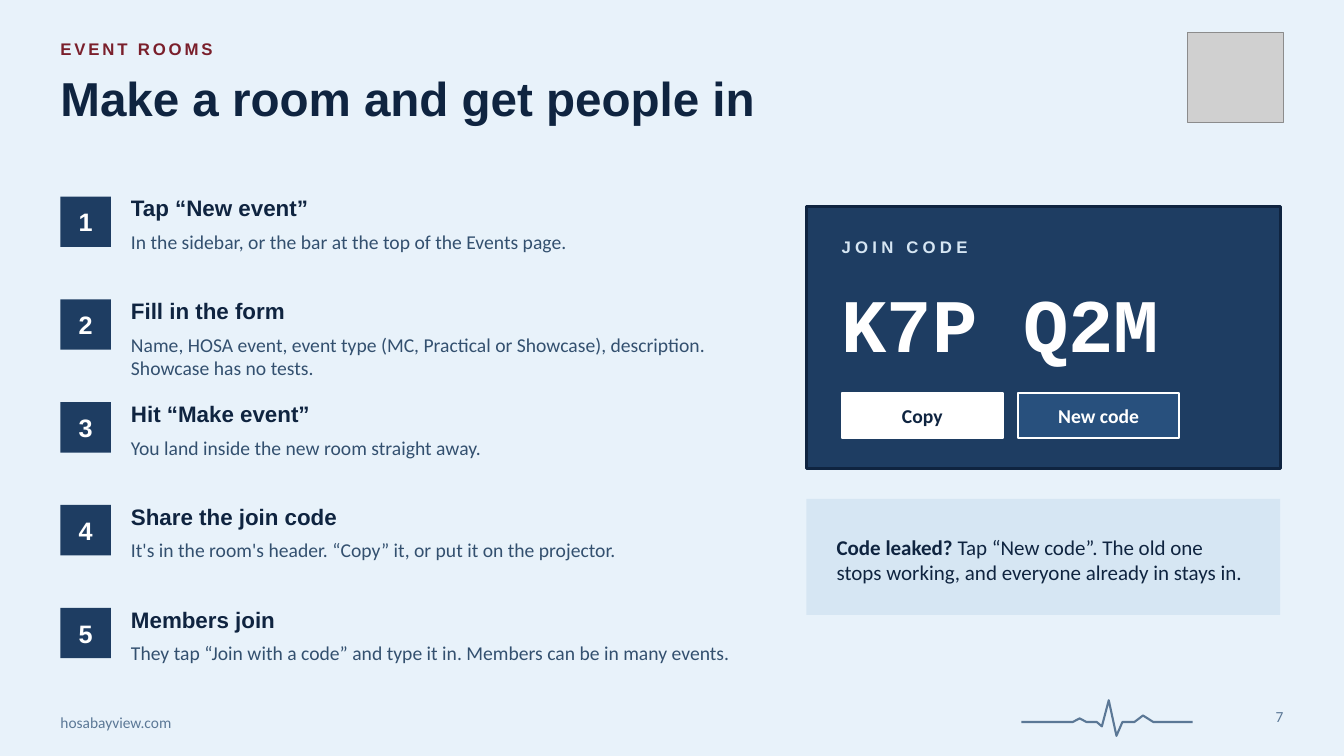
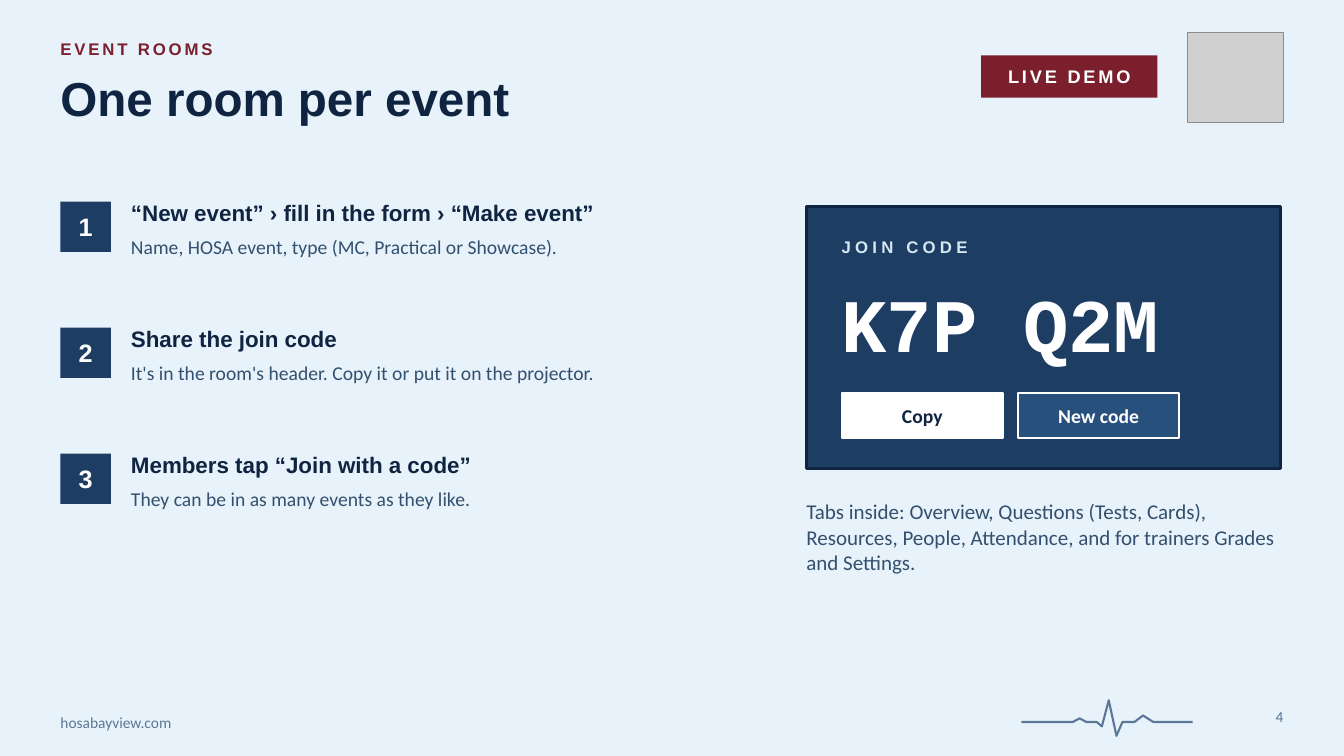
Before and after one commit to claudeforeveryone/hosa-bayview, a slide deck: slide 4 of docs/presentations/hosa-bayview-admin-guide.pptx (slide 7 before the commit). Drawn at 1344x756 pixels with LibreOffice and Linux fonts; fonts in the diff are those of the drawing; grey boxes stand for pictures. Boxes give left, top, right and bottom in pixels: in the first picture for what was removed or moved away, otherwise in the second. Text is boxed around its words. In the diff, an @@ line names an element or a change of style, - is before the commit and + after.

```diff
--- a/docs/presentations/hosa-bayview-admin-guide.pptx
+++ b/docs/presentations/hosa-bayview-admin-guide.pptx
@@ rectangle added at bbox=[981, 55, 1157, 98], fill #7A1F2B @@
@@ title at bbox=[60, 82, 509, 125]: text changed @@
-Make a room and get people in
+One room per event
@@ text added at bbox=[1008, 70, 1131, 83], 13 pt, text #FFFFFF, bold @@
+LIVE DEMO
@@ text "1": place and size @@
-text "1" at bbox=[79, 213, 93, 231]
+text "1" at bbox=[79, 218, 93, 236]
@@ rectangle: place and size @@
-rectangle at bbox=[60, 197, 111, 247]
+rectangle at bbox=[60, 202, 111, 252]
@@ text at bbox=[131, 204, 593, 222]: text changed @@
-Fill in the form
+“New event” › fill in the form › “Make event”
@@ text removed at bbox=[131, 200, 308, 221] @@
-Tap “New event”
@@ text removed at bbox=[131, 235, 567, 253] @@
-In the sidebar, or the bar at the top of the Events page.
@@ text at bbox=[131, 240, 557, 257]: text changed @@
-Name, HOSA event, event type (MC, Practical or Showcase), description. Showcase has no tests.
+Name, HOSA event, type (MC, Practical or Showcase).
@@ text "2": place and size @@
-text "2" at bbox=[79, 316, 93, 334]
+text "2" at bbox=[79, 344, 93, 362]
@@ rectangle: place and size @@
-rectangle at bbox=[60, 299, 111, 350]
+rectangle at bbox=[60, 328, 111, 378]
@@ text "Share the join code": place and size @@
-text "Share the join code" at bbox=[131, 508, 337, 530]
+text "Share the join code" at bbox=[131, 330, 337, 352]
@@ text at bbox=[131, 366, 593, 384]: text changed @@
-It's in the room's header. “Copy” it, or put it on the projector.
+It's in the room's header. Copy it or put it on the projector.
@@ text removed at bbox=[131, 405, 310, 423] @@
-Hit “Make event”
@@ text removed at bbox=[131, 441, 481, 459] @@
-You land inside the new room straight away.
@@ text "3": place and size @@
-text "3" at bbox=[79, 419, 93, 438]
+text "3" at bbox=[79, 470, 93, 489]
@@ rectangle: place and size @@
-rectangle at bbox=[60, 402, 111, 453]
+rectangle at bbox=[60, 454, 111, 504]
@@ text added at bbox=[131, 456, 470, 478], 16 pt, text #0F2440, bold @@
+Members tap “Join with a code”
@@ rectangle removed at bbox=[60, 505, 111, 556] @@
@@ text added at bbox=[131, 492, 470, 509], 14 pt, text #33506F @@
+They can be in as many events as they like.
@@ text added at bbox=[806, 504, 1274, 574], 15 pt, text #33506F @@
+Tabs inside: Overview, Questions (Tests, Cards), Resources, People, Attendance, and for trainers Grades and Settings.
@@ rectangle removed at bbox=[807, 499, 1280, 615] @@
@@ text removed at bbox=[837, 540, 1242, 584] @@
-Code leaked? Tap “New code”. The old one stops working, and everyone already in stays in.
@@ rectangle removed at bbox=[60, 608, 111, 658] @@
@@ text removed at bbox=[79, 625, 93, 644] @@
-5
@@ text removed at bbox=[131, 611, 275, 633] @@
-Members join
@@ text removed at bbox=[131, 646, 729, 663] @@
-They tap “Join with a code” and type it in. Members can be in many events.
@@ page number: place and size @@
-page number at bbox=[79, 522, 93, 540]
+page number at bbox=[1276, 712, 1284, 722]
@@ page number at bbox=[1276, 712, 1284, 722]: size 18 to 11 pt, font Arial to Calibri, text colour #FFFFFF to #5B7896, bold off; alignment centre to right; vertical alignment middle to top @@
@@ page number removed at bbox=[1276, 712, 1284, 722] @@
-7
```
Also in this commit, not shown: 4 other slides changed, 5 slides added, 17 slides removed, 3 other files.
